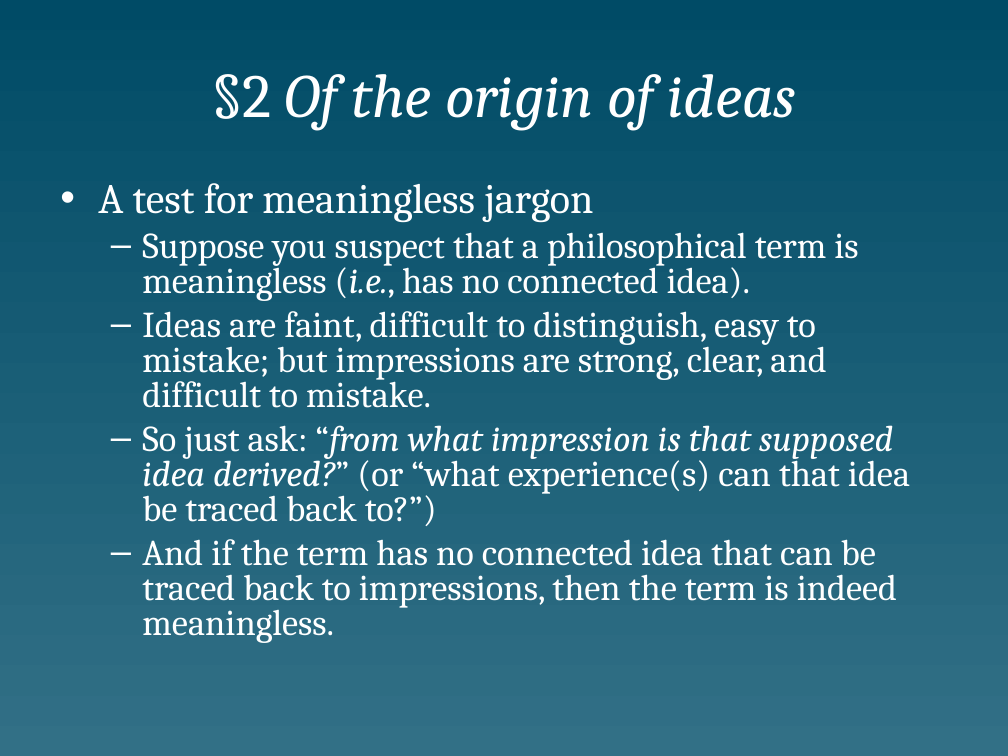
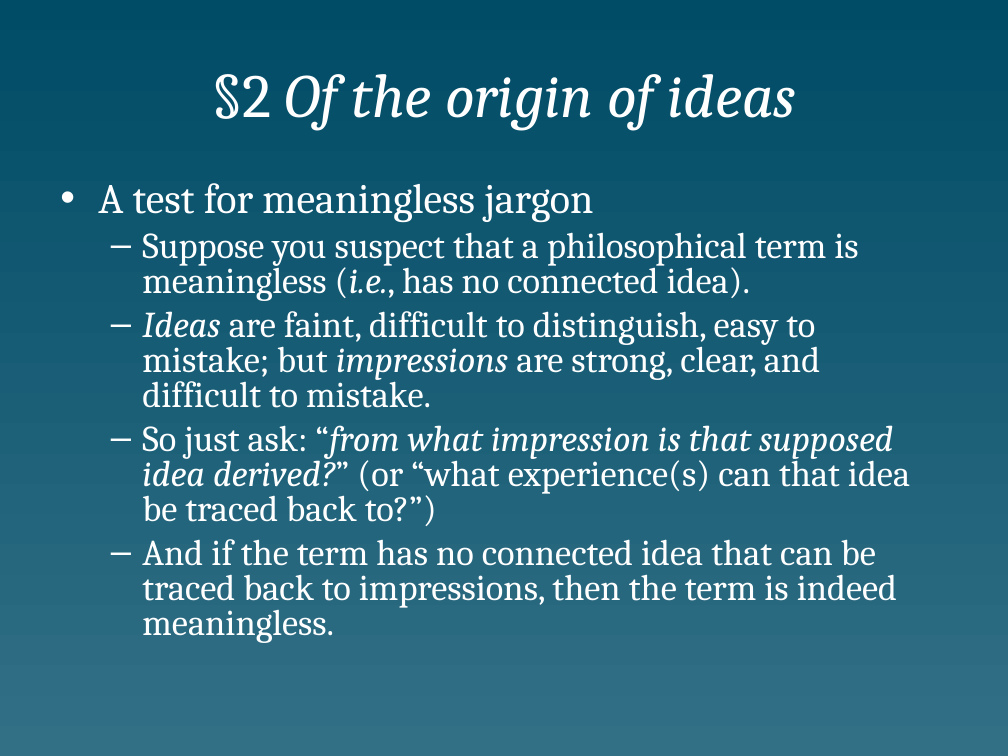
Before and after one commit to colemitchell/colemitchell.github.io, a slide deck: slide 13 of PHIL2220/Hume.ppt. Drawn at 1008x756 pixels with LibreOffice and Linux fonts; fonts in the diff are those of the drawing. Boxes give left, top, right and bottom in pixels: in the first picture for what was removed or moved away, otherwise in the second. Text is boxed around its words. In the diff, an @@ line names an element or a change of style, - is before the commit and + after.

```diff
--- a/PHIL2220/Hume.ppt
+++ b/PHIL2220/Hume.ppt
@@ text at (142,311,820,408): italic on in "Ideas impressions" @@
```
Also in this commit, not shown: 13 other slides changed, 6 other files.
